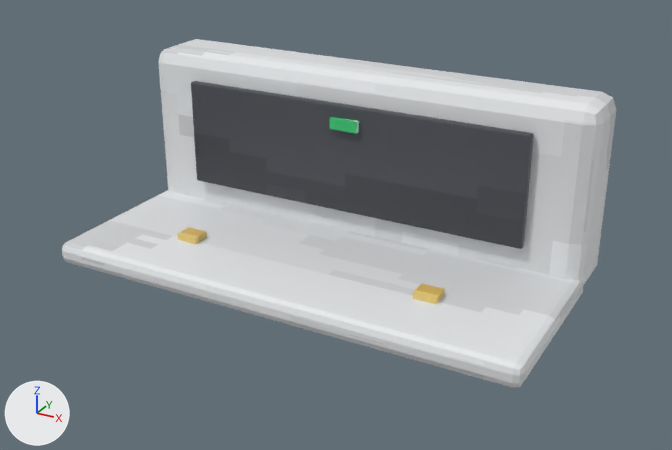
What one commit did to the glTF model art/lowpix/world/made/vacuum_dock.glb.
Rendered twice from a 50 mm lens placed at (0.222, -0.408, 0.226), pointed at (0.006, -0.015, 0.029). Lighting does not change. The marker at lower left points along +X, +Y and +Z. The older version comes first. Vertices at exactly the same position are counted once.
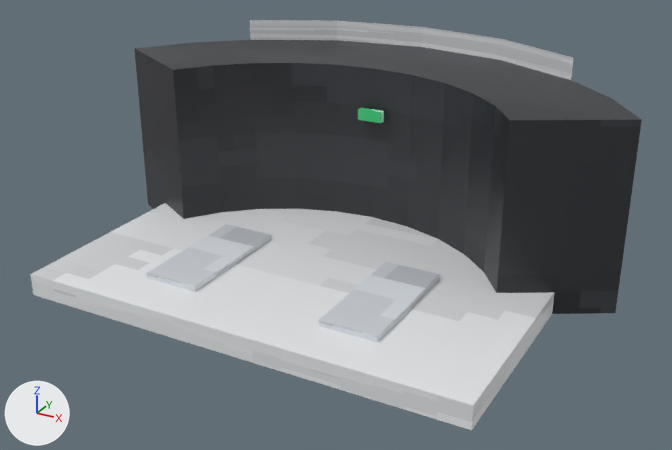
Patch to the scene script:
```diff
--- a/art/lowpix/world/made/vacuum_dock.glb.py
+++ b/art/lowpix/world/made/vacuum_dock.glb.py
@@ img_metal @@
+img_metal = load_image('metal', '_unpacked/metal', 32, 16, 'sRGB')
@@ img_top @@
+img_top = load_image('top', '_unpacked/top', 64, 64, 'sRGB')
@@ mat_metal @@
+mat_metal = principled_material('metal')
+mat_metal.texture = img_metal
+mat_metal.roughness = 0.4
@@ mat_top @@
+mat_top = principled_material('top')
+mat_top.texture = img_top
+mat_top.roughness = 0.4
@@ me_cube @@
 # used by ob_cube; location = (0.0, 0.0, 0.0)
-me_cube.from_pydata(...)  # 208 vertices, 384 faces; spans x -0.13..0.13, y -0.08..0.05, z 0.0..0.103
+me_cube.from_pydata(...)  # 84 vertices, 140 faces; spans x -0.147..0.147, y -0.11..0.1, z 0.0..0.112
+# me_cube part 1: a new loose piece, a box spanning x -0.12..0.12, y -0.11..0.05, z 0.0..0.012, in mat_abs (picture img_abs)
+# me_cube part 2: a new loose piece, a box spanning x -0.065..-0.035, y -0.085..-0.015, z 0.012..0.015, in mat_metal (picture img_metal)
+# me_cube part 3: a new loose piece, a box spanning x 0.035..0.065, y -0.085..-0.015, z 0.012..0.015, in mat_metal (picture img_metal)
+# me_cube part 4: the loose piece of 8 vertices spanning x -0.008..0.008, y 0.003..0.007, z 0.075..0.081 is moved by (0.0, 0.03, -0.003)
+# me_cube part 5: the loose piece of 56 vertices spanning x -0.13..0.13, y 0.01..0.05, z 0.003..0.103 is rebuilt with 52 vertices and now spans x -0.147..0.147, y -0.015..0.1, z 0.0..0.112
+# me_cube part 6: 6 loose pieces with 144 vertices, spanning x -0.13..0.13, y -0.08..0.04, z 0.0..0.088, are deleted
 me_cube.materials.append(mat_abs)
-me_cube.materials.append(mat_dark)  # picture img_dark
-me_cube.materials.append(mat_brass)  # picture img_brass
 me_cube.materials.append(mat_led)
+me_cube.materials.append(mat_top)  # picture img_top
+me_cube.materials.append(mat_metal)  # picture img_metal
```

Boxes (x1, y1, x2, y2) around the edits, measured in the pictures (672 x 450 px; the box of a moved part takes in the faces that stretch with it):
'Cube', reshaped (10% wider, 17% taller)
    before: (62, 39, 616, 388)
    after: (30, 20, 642, 430)
part 1 of me_cube, added
    after: (30, 203, 554, 430)
part 2 of me_cube, added
    after: (146, 224, 272, 292)
part 3 of me_cube, added
    after: (319, 262, 440, 342)
part 4 of me_cube, moved or reshaped
    before: (330, 117, 359, 134)
    after: (358, 107, 384, 123)
part 5 of me_cube, rebuilt (11% wider, 20% taller)
    before: (158, 39, 616, 284)
    after: (134, 20, 642, 314)
part 6 of me_cube, deleted
    before: (62, 81, 584, 388)
